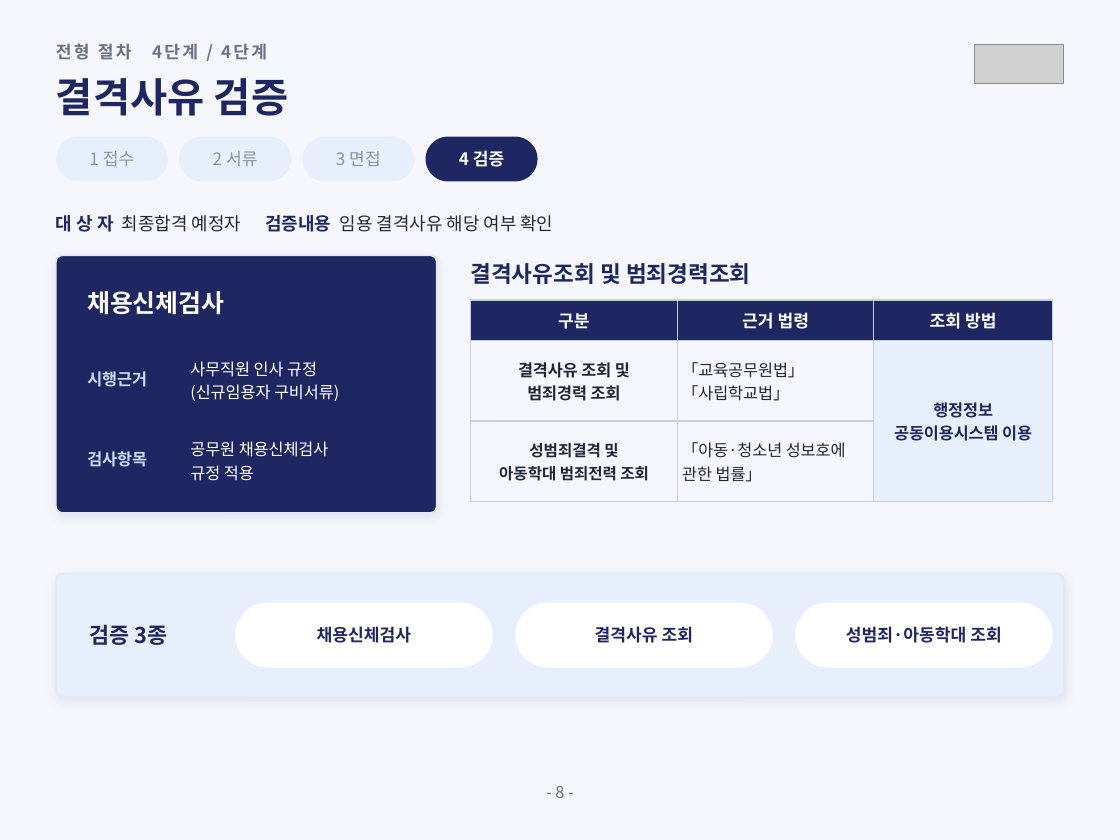
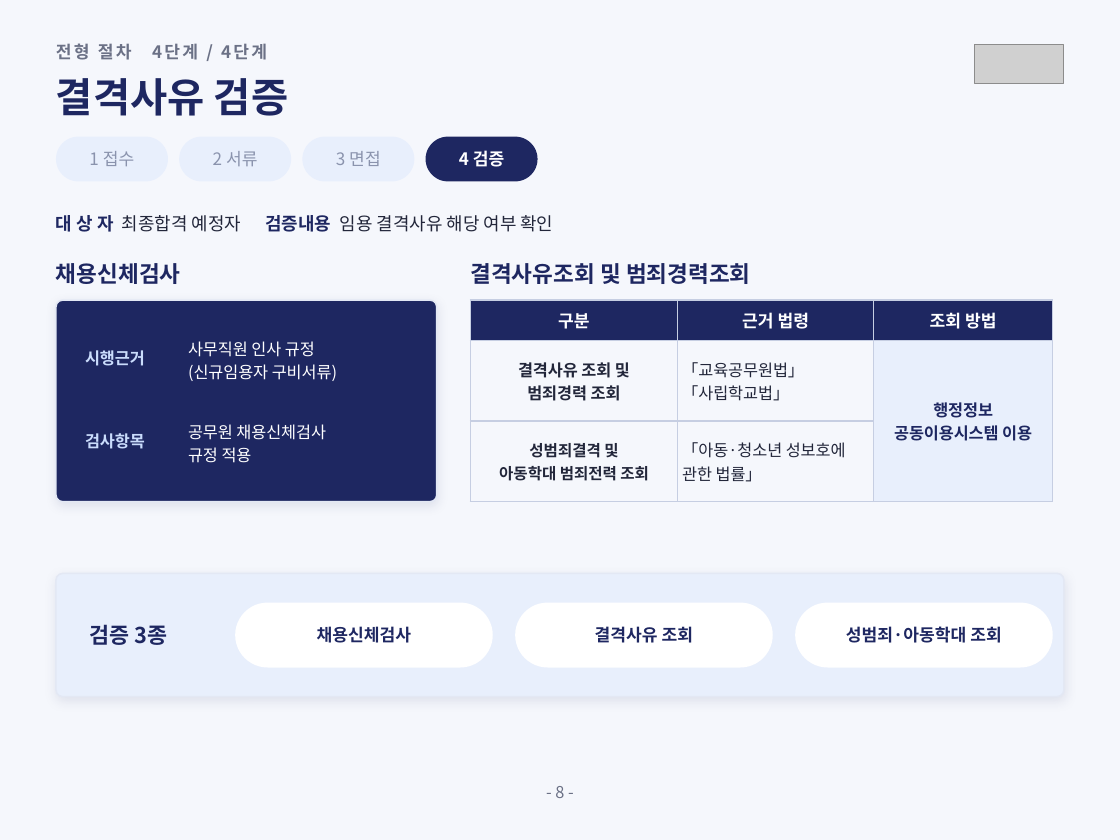
Before and after one commit to sogood459-max/miracle-guy, a slide deck: slide 9 of docs/2027년_사무직원_채용계획안.pptx. Drawn at 1120x840 pixels with LibreOffice and Linux fonts; fonts in the diff are those of the drawing; grey boxes stand for pictures. Boxes give left, top, right and bottom in pixels: in the first picture for what was removed or moved away, otherwise in the second. Text is boxed around its words. In the diff, an @@ line names an element or a change of style, - is before the commit and + after.

```diff
--- a/docs/2027년_사무직원_채용계획안.pptx
+++ b/docs/2027년_사무직원_채용계획안.pptx
@@ text "채용신체검사": place and size @@
-text "채용신체검사" at (87, 291, 224, 315)
+text "채용신체검사" at (56, 263, 181, 284)
@@ text "채용신체검사" at (56, 263, 181, 284): size 16 to 14.5 pt, text colour #FFFFFF to #1E2761 @@
@@ rounded rectangle: place and size @@
-rounded rectangle at (56, 255, 437, 513)
+rounded rectangle at (56, 300, 437, 502)
@@ rounded rectangle at (56, 300, 437, 502): proportions changed @@
@@ text "시행근거": place and size @@
-text "시행근거" at (87, 371, 147, 387)
+text "시행근거" at (85, 350, 145, 366)
@@ text "사무직원 인사 규정": place and size @@
-text "사무직원 인사 규정" at (190, 361, 339, 401)
+text "사무직원 인사 규정" at (188, 341, 337, 381)
@@ text "검사항목": place and size @@
-text "검사항목" at (87, 451, 147, 467)
+text "검사항목" at (85, 433, 145, 449)
@@ text "공무원 채용신체검사": place and size @@
-text "공무원 채용신체검사" at (190, 441, 329, 481)
+text "공무원 채용신체검사" at (188, 424, 326, 463)
```
Also in this commit, not shown: 3 other slides changed, 1 other file.
